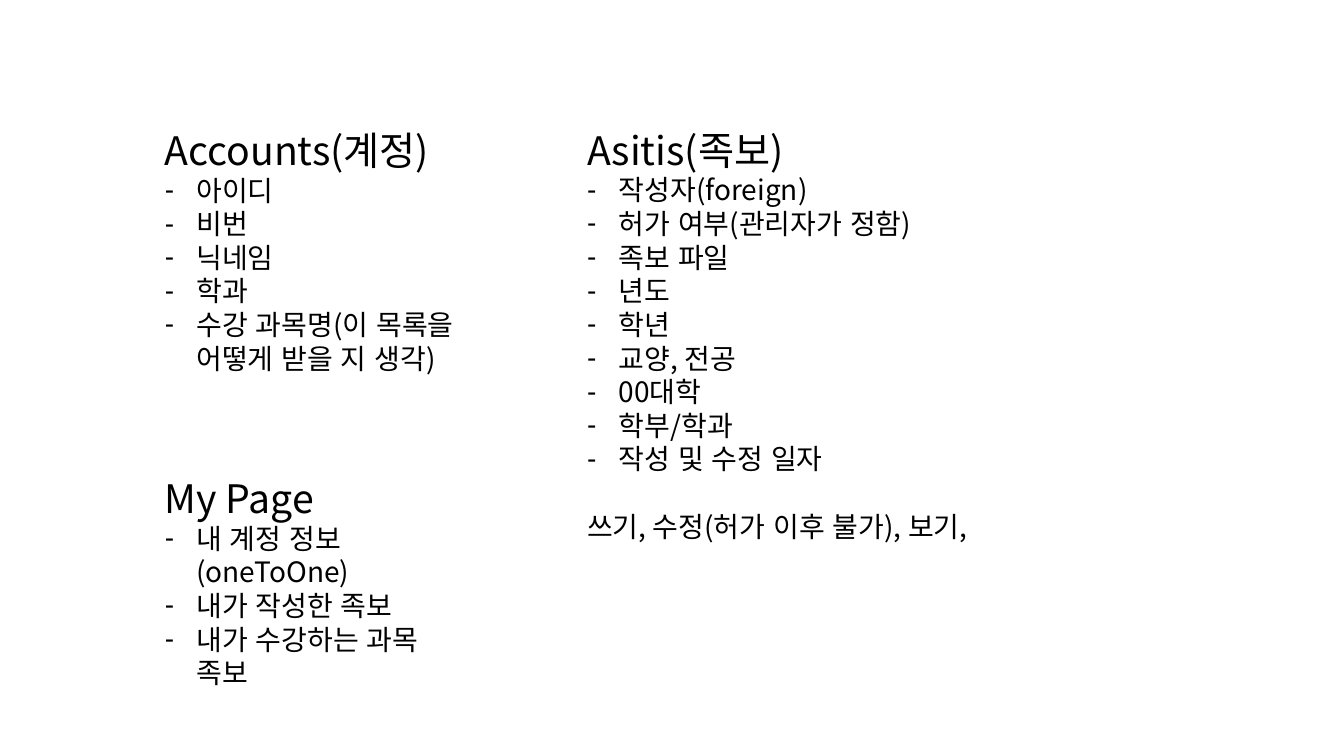
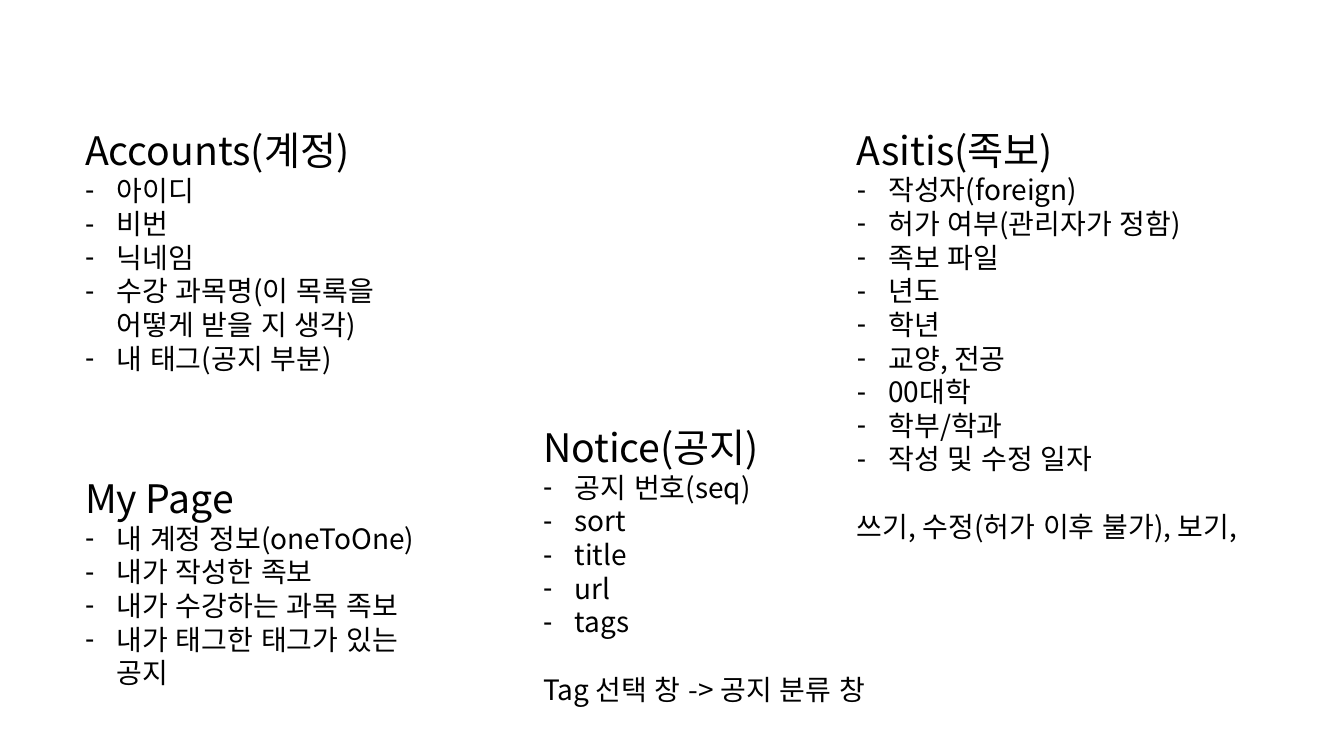
Before and after one commit to HSH4U2U/Project_002, a slide deck: slide 1 of sketch.pptx. Drawn at 1344x756 pixels with LibreOffice and Linux fonts; fonts in the diff are those of the drawing. Boxes give left, top, right and bottom in pixels: in the first picture for what was removed or moved away, otherwise in the second. Text is boxed around its words. In the diff, an @@ line names an element or a change of style, - is before the commit and + after.

Commit message:
공지 정보 끌어와서 저장시키는 함수 작성

```diff
--- a/sketch.pptx
+++ b/sketch.pptx
@@ text "Accounts(계정)": place and size @@
-text "Accounts(계정)" at (165, 132, 453, 375)
+text "Accounts(계정)" at (85, 132, 374, 375)
@@ text "Asitis(족보)": place and size @@
-text "Asitis(족보)" at (587, 133, 967, 543)
+text "Asitis(족보)" at (857, 133, 1237, 543)
@@ text at (196, 277, 248, 304): paragraph removed @@
-– 학과
@@ text at (117, 345, 332, 375): paragraph added @@
+– 내 태그(공지 부분)
@@ text added at (543, 429, 865, 707), 20 pt, text #000000 @@
+Notice(공지)
+– 공지 번호(seq)
+– sort
+– title
+– url
+– tags
+Tag 선택 창 -> 공지 분류 창
@@ text "My Page": place and size @@
-text "My Page" at (165, 484, 419, 686)
+text "My Page" at (85, 484, 415, 653)
@@ text at (117, 626, 398, 653): paragraph added @@
+– 내가 태그한 태그가 있는 공지
```
Also in this commit, not shown: 2 other files.
